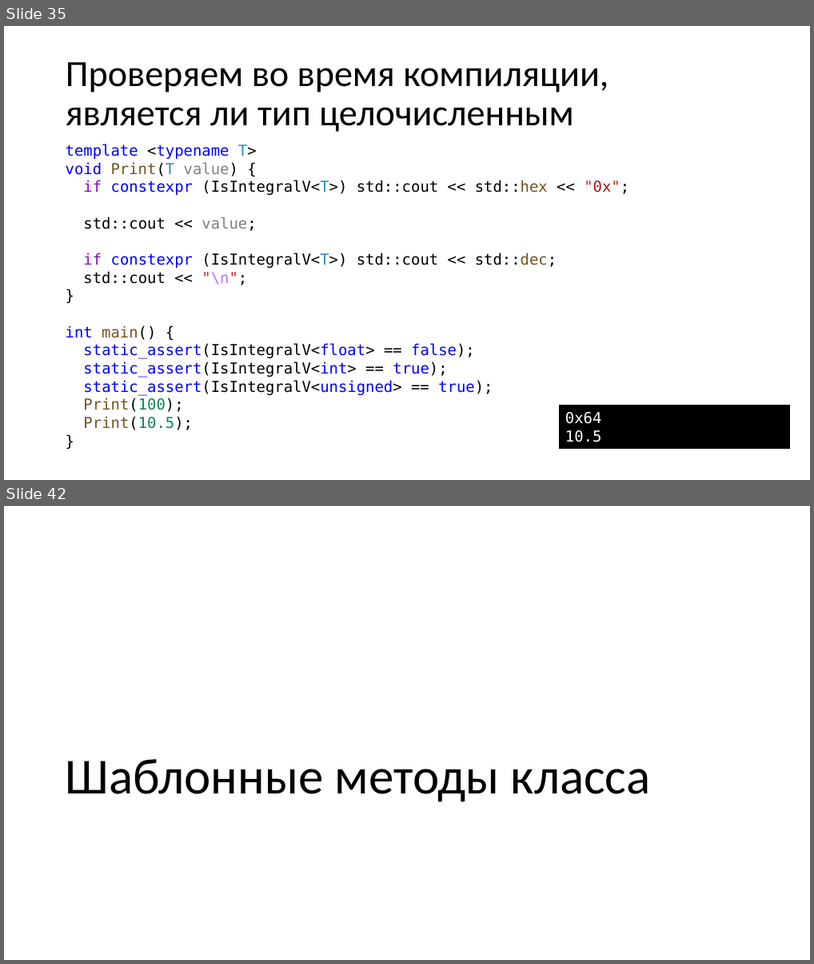
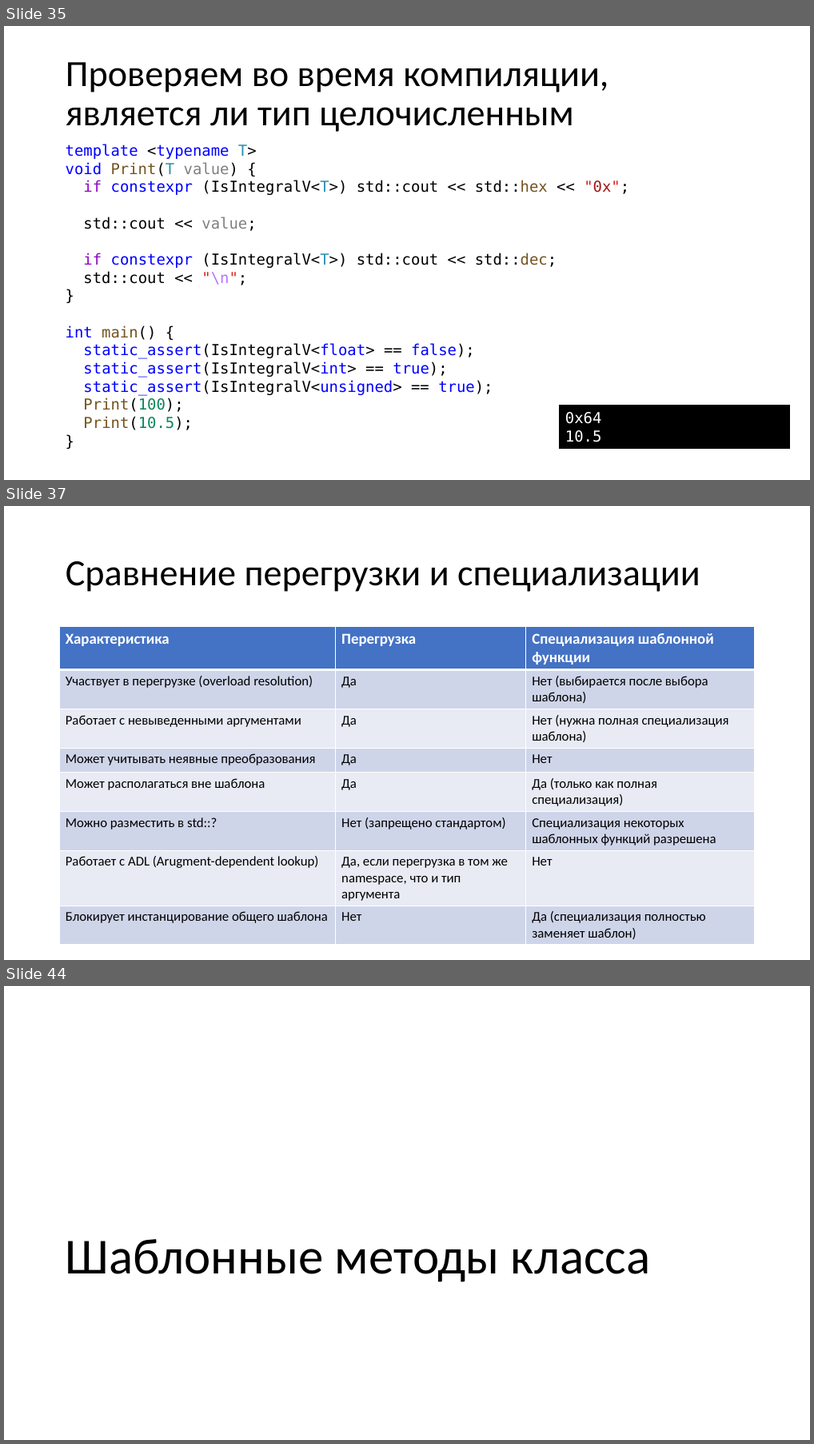
Before and after one commit to alexey-malov/oop, a slide deck: lectures/06/Обобщенное программирование, шаблоны.pptx. Shown one above the other, each under a label of ours: slides 35 and 42 before the commit, slides 35, 37 and 44 after it; the slides between them are not shown. The pictures are 814x964 and 814x1444 pixels, drawn with LibreOffice and Linux fonts; fonts in the diff are those of the drawing. Boxes give left, top, right and bottom in pixels: in the first picture for what was removed or moved away, otherwise in the second. Text is boxed around its words. In the diff, an @@ line names an element or a change of style, - is before the commit and + after.

```diff
--- a/lectures/06/Обобщенное программирование, шаблоны.pptx
+++ b/lectures/06/Обобщенное программирование, шаблоны.pptx
@@ slide 37 added at bbox=[4, 506, 810, 960], background #FFFFFF @@
@@ title added at bbox=[66, 561, 701, 592], 44 pt, text #000000 @@
+Сравнение перегрузки и специализации
@@ table added at bbox=[60, 627, 755, 942], 8 rows, 3 columns @@
+Характеристика | Перегрузка | Специализация шаблонной функции
+Участвует в перегрузке (overload resolution) | Да | Нет (выбирается после выбора шаблона)
+Работает с невыведенными аргументами | Да | Нет (нужна полная специализация шаблона)
+Может учитывать неявные преобразования | Да | Нет
+Может располагаться вне шаблона | Да | Да (только как полная специализация)
+Можно разместить в std::? | Нет (запрещено стандартом) | Специализация некоторых шаблонных функций разрешена
+Работает с ADL (Arugment-dependent lookup) | Да, если перегрузка в том же namespace, что и тип аргумента | Нет
+Блокирует инстанцирование общего шаблона | Нет | Да (специализация полностью заменяет шаблон)
@@ what was slide 42 is now slide 44 @@
```
Also in this commit, not shown: 15 other slides added, 6 slides removed, 12 other files.
